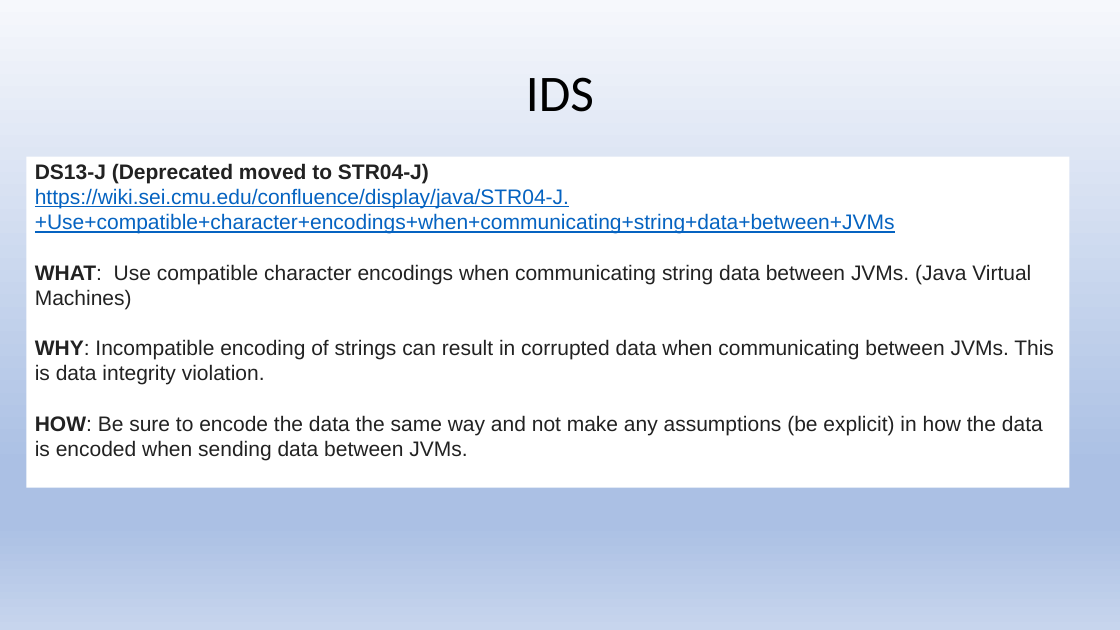
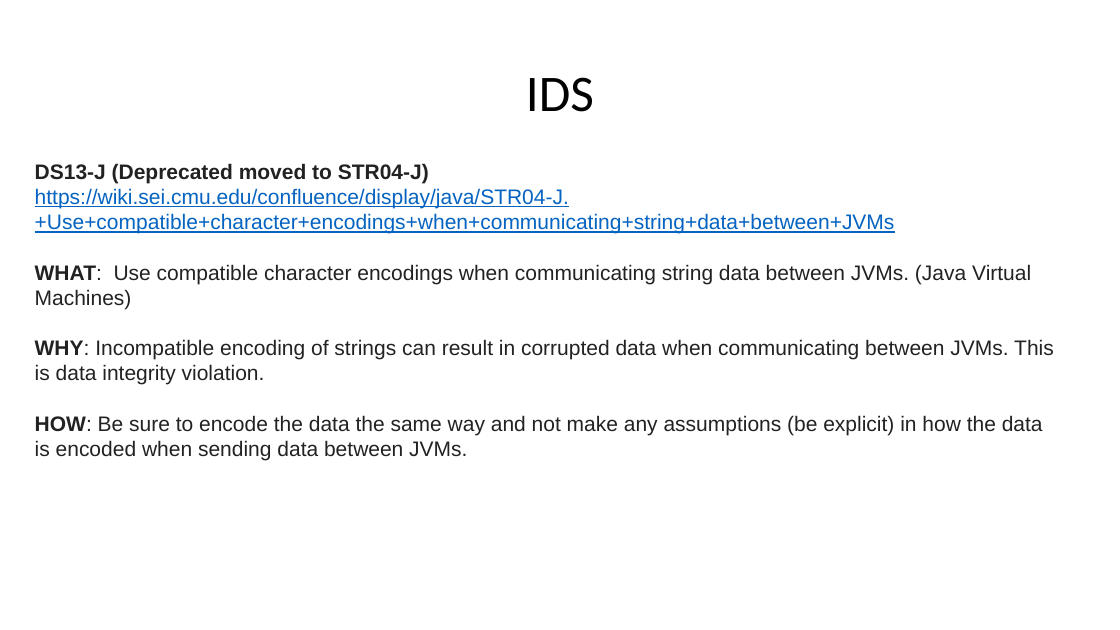
Before and after one commit to stevester94/CSC201_Project, a slide deck: slide 4 of Project2.pptx. Drawn at 1120x630 pixels with LibreOffice and Linux fonts; fonts in the diff are those of the drawing. Boxes give left, top, right and bottom in pixels: in the first picture for what was removed or moved away, otherwise in the second. Text is boxed around its words. In the diff, an @@ line names an element or a change of style, - is before the commit and + after.

```diff
--- a/Project2.pptx
+++ b/Project2.pptx
@@ background gradient #F6F8FC to #ABC0E4 to #C7D5ED to #FFFFFF @@
@@ text "DS13-J (Deprecated moved to STR04-J) ..." rewrapped from <box>26,153,1070,492</box> to <box>35,163,1054,460</box> @@
```
Also in this commit, not shown: 10 other slides changed, 8 slides added.
